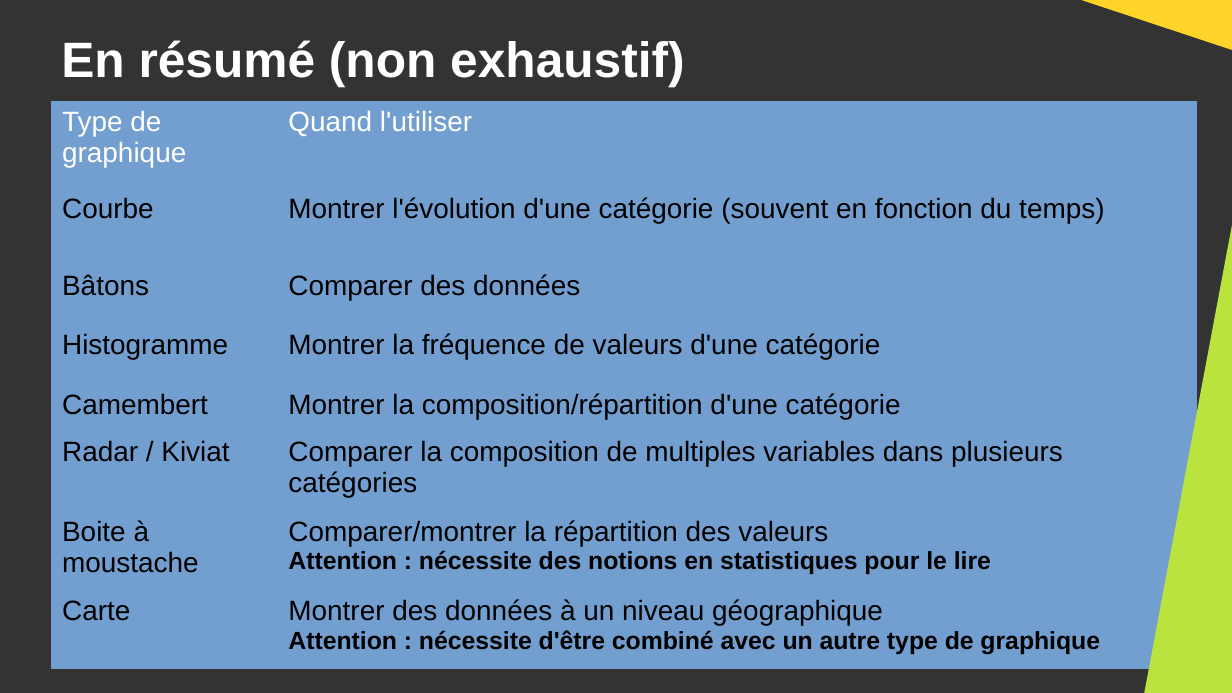
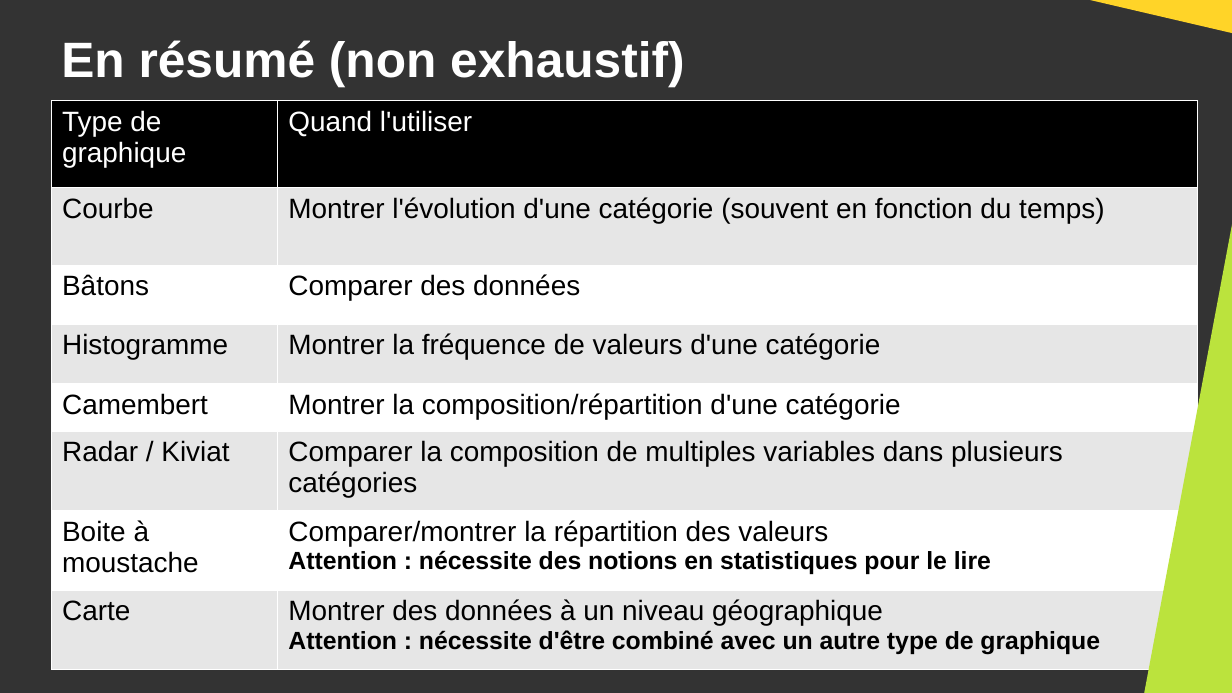
Before and after one commit to DanYellow/cours, a slide deck: slide 24 of big-data-s4/travaux-pratiques/numero-7/presentation.odp. Drawn at 1232x693 pixels with LibreOffice and Linux fonts; fonts in the diff are those of the drawing. Boxes give left, top, right and bottom in pixels: in the first picture for what was removed or moved away, otherwise in the second. Text is boxed around its words. In the diff, an @@ line names an element or a change of style, - is before the commit and + after.

```diff
--- a/big-data-s4/travaux-pratiques/numero-7/presentation.odp
+++ b/big-data-s4/travaux-pratiques/numero-7/presentation.odp
@@ right triangle: place and size @@
-right triangle at <box>1063,0,1232,53</box>
+right triangle at <box>1062,0,1232,35</box>
@@ table at <box>51,101,1198,670</box> @@
@@ fill #729FCF to #000000 in row 1 @@
@@ fill #729FCF to #E6E6E6 in 8 cells @@
@@ fill #729FCF to #FFFFFF in 6 cells @@
@@ borders changed @@
```
Also in this commit, not shown: 6 other slides changed, 1 slide added, 8 other files.
